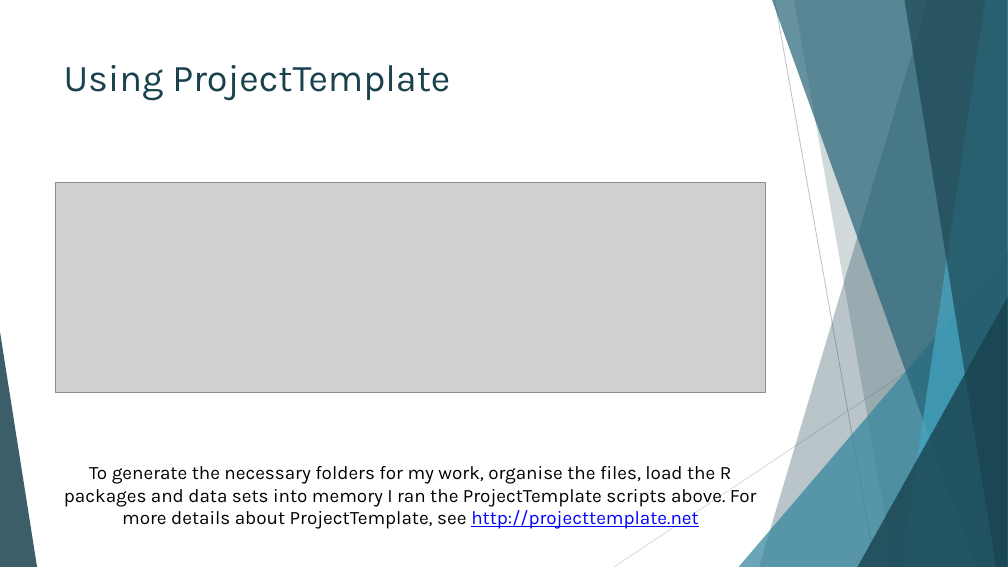
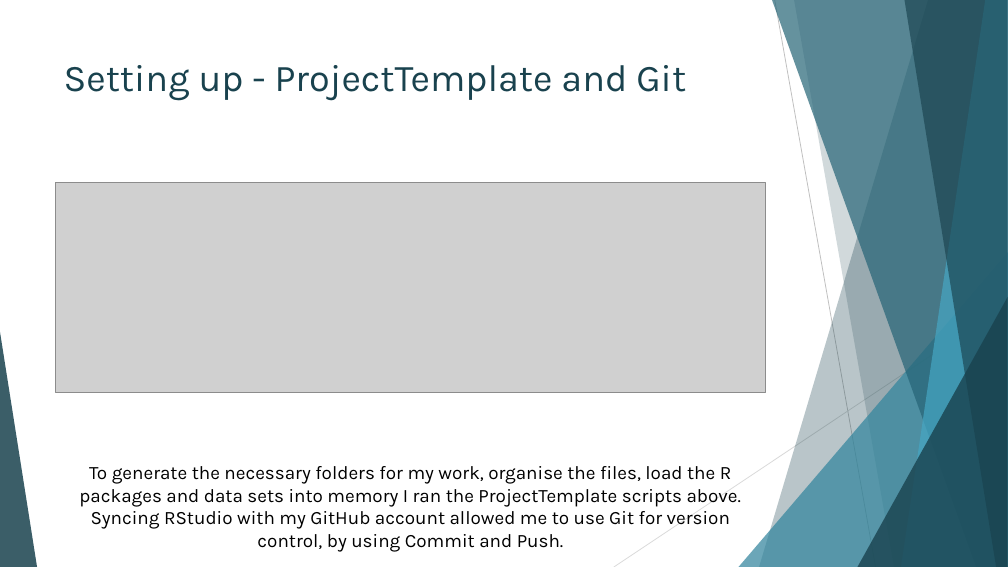
Before and after one commit to IssyMiddleton/CSC8631-Data-Management-Exploratory-Analysis, a slide deck: slide 5 of Exploratory_Analysis/reports/Overview-Presentation.pptx. Drawn at 1008x567 pixels with LibreOffice and Linux fonts; fonts in the diff are those of the drawing; grey boxes stand for pictures. Boxes give left, top, right and bottom in pixels: in the first picture for what was removed or moved away, otherwise in the second. Text is boxed around its words. In the diff, an @@ line names an element or a change of style, - is before the commit and + after.

```diff
--- a/Exploratory_Analysis/reports/Overview-Presentation.pptx
+++ b/Exploratory_Analysis/reports/Overview-Presentation.pptx
@@ title at <box>64,65,686,101</box>: text changed @@
-Using ProjectTemplate
+Setting up - ProjectTemplate and Git
@@ text at <box>79,466,741,552</box>: text changed @@
-To generate the necessary folders for my work, organise the files, load the R packages and data sets into memory I ran the ProjectTemplate scripts above. For more details about ProjectTemplate, see http://projecttemplate.net
+To generate the necessary folders for my work, organise the files, load the R packages and data sets into memory I ran the ProjectTemplate scripts above. Syncing RStudio with my GitHub account allowed me to use Git for version control, by using Commit and Push.
```
Also in this commit, not shown: 10 other slides changed, 5 slides added, 5 slides removed, 33 other files.
